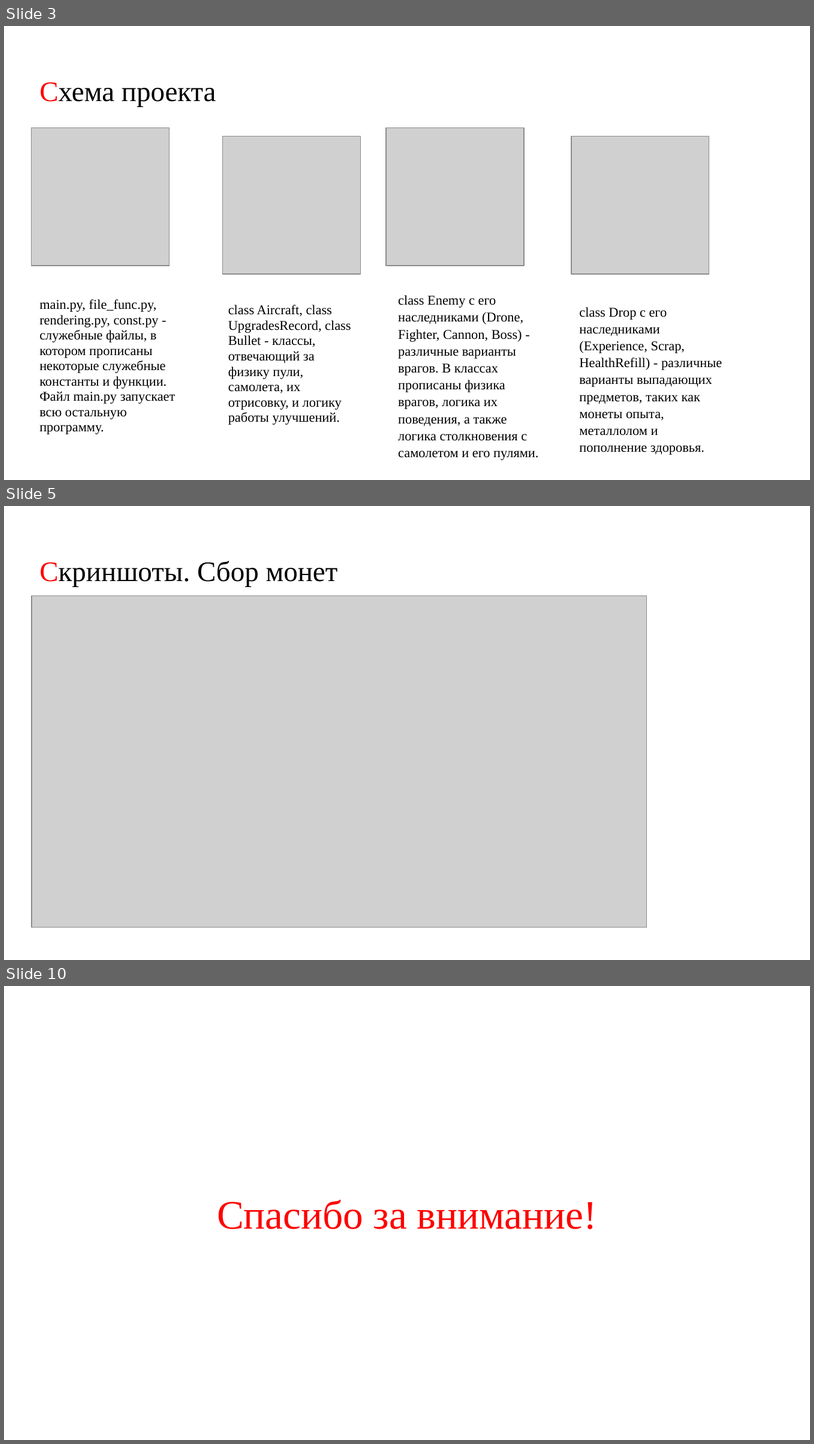
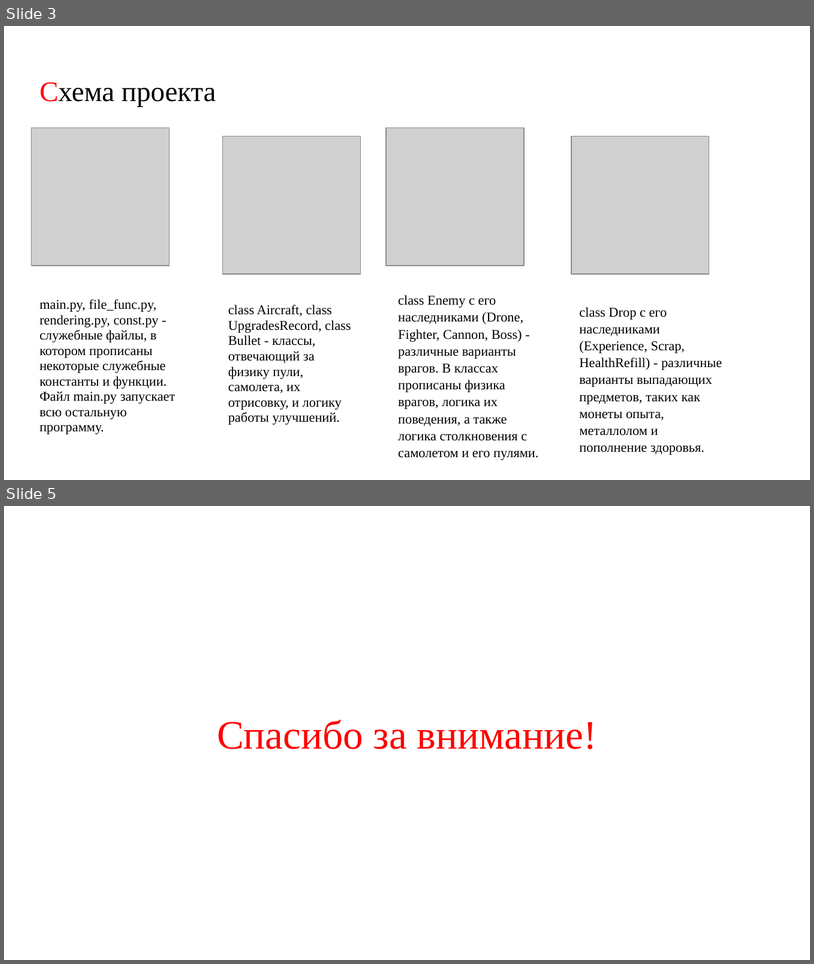
Before and after one commit to alex9127git/DivingThroughTheSkies, a slide deck: Презентация к проекту 2.pptx. Shown one above the other, each under a label of ours: slides 3, 5 and 10 before the commit, slides 3 and 5 after it; the slides between them are not shown. The pictures are 814x1444 and 814x964 pixels, drawn with LibreOffice and Linux fonts; fonts in the diff are those of the drawing; grey boxes stand for pictures. Boxes give left, top, right and bottom in pixels: in the first picture for what was removed or moved away, otherwise in the second. Text is boxed around its words. In the diff, an @@ line names an element or a change of style, - is before the commit and + after.

```diff
--- a/Презентация к проекту 2.pptx
+++ b/Презентация к проекту 2.pptx
@@ slide 5 removed at (4,506,810,960), background #FFFFFF @@
@@ title removed at (39,561,338,587) @@
-Скриншоты. Сбор монет
@@ picture removed at (32,595,647,927) @@
@@ what was slide 10 is now slide 5 @@
```
Also in this commit, not shown: 1 slide added, 5 other slides removed.
